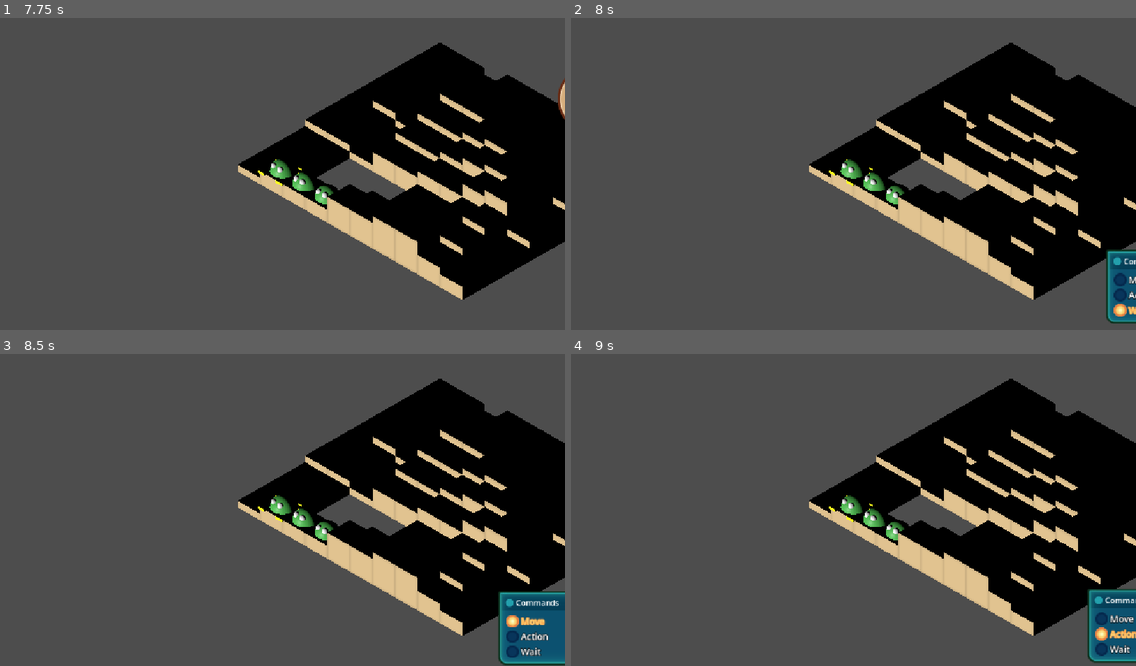
Above: before the commit, frames 1-4 (two rows, left to right).
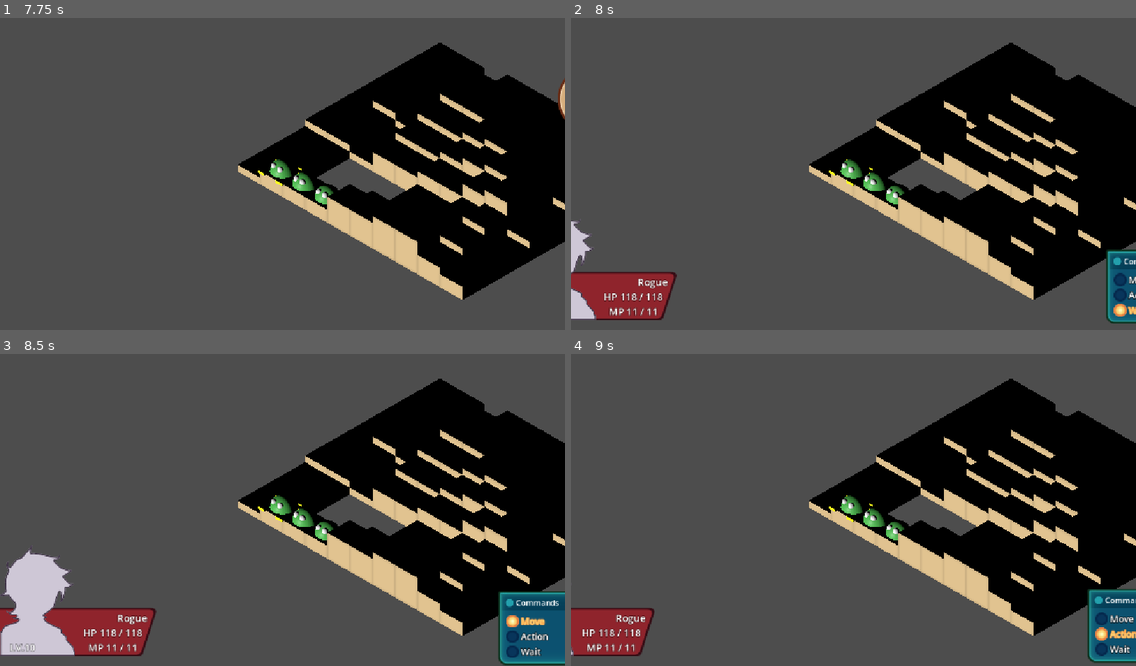
Above: after the commit, the same moments.

Repository: CarlosEpiStats/liquid-fire-tactics
Game: Godot game, scene res://Scenes/Battle.tscn
Same seed, same stepped clock (60 frames per second), same inputs: the game is played once before the commit and once after it.
Inputs (mouse positions are in pixels of both pictures, inside the frame that each line leads up to):
- Up to frame 1 (7.75 s): tap Enter (fire_1) at 0.5, 1.35, 5.1, 7.25 s; move the mouse to (406, 155) at 0.52 s; hold Right (move_right) 0.53-1.28 s; hold Right mouse button (camera_activate) 0.53-1.28 s; move the mouse to (169, 186) at 1.27 s; hold Down (move_down) 1.28-2.03 s; move the mouse to (339, 102) at 2.02 s; hold Right (move_right) 2.03-2.78 s; tap Shift (fire_2) at 2.1, 5.85 s; move the mouse to (254, 233) at 2.77 s; hold Up (move_up) 2.78-3.53 s; tap Mouse wheel down (zoom_down) at 2.85, 6.6 s; move the mouse to (452, 217) at 3.52 s; hold Left (move_left) 3.53-5.03 s; tap Mouse wheel up (zoom_up) at 3.6, 7.35 s; move the mouse to (113, 124) at 4.27 s; right-click (113, 124) at 4.35 s; move the mouse to (310, 170) at 5.02 s; hold Down (move_down) 5.03-5.78 s; tap Space at 5.75 s; move the mouse to (197, 92) at 5.77 s; hold Right (move_right) 5.78-6.53 s; move the mouse to (406, 155) at 6.52 s; hold Up (move_up) 6.53-7.28 s; move the mouse to (169, 186) at 7.27 s; hold Right (move_right) from 7.28 s (still down)
- Up to frame 2 (8 s): keep holding Right (move_right)
- Up to frame 3 (8.5 s): move the mouse to (339, 438) at 8.02 s; release Right (move_right) at 8.03 s; hold Down (move_down) from 8.03 s (still down); hold Right mouse button (camera_activate) from 8.03 s (still down)
- Up to frame 4 (9 s): move the mouse to (825, 569) at 8.77 s; release Down (move_down) at 8.78 s; release Right mouse button (camera_activate) at 8.78 s; hold Left (move_left) from 8.78 s (still down); tap Enter (fire_1) at 8.85 s

Frame 1 is identical in both runs. In frame 2, 3.0% of the frame differs, in the area x 0-19%, y 64-97%; in frame 3, 5.5%, in the area x 0-28%, y 61-97%; in frame 4, 2.1%.

Commit message:
stat panels finished

Diff:
--- a/Scenes/Battle.tscn
+++ b/Scenes/Battle.tscn
@@ -26,6 +26,10 @@
 [ext_resource type="Script" uid="uid://c0qskql5pwvht" path="res://Scripts/View Model Component/ability_menu_panel.gd" id="20_7i387"]
 [ext_resource type="Texture2D" uid="uid://bo5xt0awuchq4" path="res://Textures/UI/AbilityMenu.png" id="24_3quo0"]
 [ext_resource type="PackedScene" uid="uid://dqx6te27a54an" path="res://Prefabs/ability_menu_entry.tscn" id="26_mugwg"]
+[ext_resource type="Script" uid="uid://w5w10k5146t8" path="res://Scripts/Controller/stat_panel_controller.gd" id="27_d5dbc"]
+[ext_resource type="Script" uid="uid://dyq3nmjq61l0u" path="res://Scripts/View Model Component/stat_panel.gd" id="28_hoytp"]
+[ext_resource type="Texture2D" uid="uid://ydoypqlqfu76" path="res://Textures/UI/BlueAttackPanel.png" id="29_ybx13"]
+[ext_resource type="Texture2D" uid="uid://bfi4ysqas5dk3" path="res://Textures/UI/RedAttackPanel.png" id="30_xtlnh"]
 
 [sub_resource type="StyleBoxEmpty" id="StyleBoxEmpty_n5y6x"]
 
@@ -191,9 +195,58 @@
 parent_anchor = 3
 metadata/_custom_type_script = "uid://b5d2phj8madcp"
 
+[sub_resource type="StyleBoxEmpty" id="StyleBoxEmpty_mugwg"]
+
+[sub_resource type="Resource" id="Resource_hibfo"]
+script = ExtResource("17_jr0ro")
+anchor_name = "Hide"
+my_anchor = 3
+parent_anchor = 2
+offset = Vector2(0, -20)
+trans = 4
+anchor_ease = 1
+metadata/_custom_type_script = "uid://b5d2phj8madcp"
+
+[sub_resource type="Resource" id="Resource_hjq1m"]
+script = ExtResource("17_jr0ro")
+anchor_name = "Show"
+my_anchor = 2
+parent_anchor = 2
+offset = Vector2(0, -20)
+trans = 4
+anchor_ease = 1
+metadata/_custom_type_script = "uid://b5d2phj8madcp"
+
+[sub_resource type="LabelSettings" id="LabelSettings_0gu8g"]
+font_size = 20
+outline_size = 5
+outline_color = Color(0, 0, 0, 0.5019608)
+
+[sub_resource type="StyleBoxEmpty" id="StyleBoxEmpty_d13iw"]
+
+[sub_resource type="Resource" id="Resource_gigvg"]
+script = ExtResource("17_jr0ro")
+anchor_name = "Hide"
+my_anchor = 2
+parent_anchor = 3
+offset = Vector2(0, -20)
+trans = 4
+anchor_ease = 1
+metadata/_custom_type_script = "uid://b5d2phj8madcp"
+
+[sub_resource type="Resource" id="Resource_hqpwi"]
+script = ExtResource("17_jr0ro")
+anchor_name = "Show"
+my_anchor = 3
+parent_anchor = 3
+offset = Vector2(0, -20)
+trans = 4
+anchor_ease = 1
+metadata/_custom_type_script = "uid://b5d2phj8madcp"
+
 [node name="Battle" type="Node3D"]
 
-[node name="Battle Controller" type="Node" parent="." node_paths=PackedStringArray("board", "input_controller", "camera_controller", "state_machine", "start_state", "conversation_controller", "ability_menu_panel_controller")]
+[node name="Battle Controller" type="Node" parent="." node_paths=PackedStringArray("board", "input_controller", "camera_controller", "state_machine", "start_state", "conversation_controller", "ability_menu_panel_controller", "stat_panel_controller")]
 script = ExtResource("1_wvl2i")
 board = NodePath("Board")
 input_controller = NodePath("Input Controller")
@@ -203,6 +256,7 @@
 hero_prefab = ExtResource("2_u22qb")
 conversation_controller = NodePath("Conversation Controller")
 ability_menu_panel_controller = NodePath("Ability Menu Controller")
+stat_panel_controller = NodePath("StatPanelController")
 
 [node name="State Machine" type="Node" parent="Battle Controller"]
 script = ExtResource("2_p46lj")
@@ -480,4 +534,228 @@
 layout_mode = 2
 theme_override_constants/separation = 5
 
+[node name="StatPanelController" type="Node" parent="Battle Controller" node_paths=PackedStringArray("primary_panel", "secondary_panel")]
+script = ExtResource("27_d5dbc")
+primary_panel = NodePath("PrimaryStatPanel")
+secondary_panel = NodePath("SecondaryStatPanel")
+
+[node name="PrimaryStatPanel" type="Panel" parent="Battle Controller/StatPanelController" node_paths=PackedStringArray("background", "avatar", "hp_label", "name_label", "mp_label", "lvl_label")]
+anchors_preset = 2
+anchor_top = 1.0
+anchor_bottom = 1.0
+offset_top = -247.0
+offset_right = 320.0
+offset_bottom = -20.0
+grow_vertical = 0
+theme_override_styles/panel = SubResource("StyleBoxEmpty_mugwg")
+script = ExtResource("28_hoytp")
+ally_background = ExtResource("29_ybx13")
+enemy_background = ExtResource("30_xtlnh")
+background = NodePath("BackgroundFrame")
+avatar = NodePath("Avatar")
+hp_label = NodePath("HPLabel")
+name_label = NodePath("NameLabel")
+mp_label = NodePath("MPLabel")
+lvl_label = NodePath("LevelLabel")
+anchor_list = Array[ExtResource("17_jr0ro")]([SubResource("Resource_hibfo"), SubResource("Resource_hjq1m")])
+
+[node name="BackgroundFrame" type="NinePatchRect" parent="Battle Controller/StatPanelController/PrimaryStatPanel"]
+layout_mode = 1
+anchors_preset = 2
+anchor_top = 1.0
+anchor_bottom = 1.0
+offset_top = -100.0
+offset_right = 320.0
+grow_vertical = 0
+texture = ExtResource("29_ybx13")
+region_rect = Rect2(0, 0, 50, 116)
+patch_margin_left = 3
+patch_margin_right = 47
+
+[node name="Avatar" type="TextureRect" parent="Battle Controller/StatPanelController/PrimaryStatPanel"]
+layout_mode = 1
+anchors_preset = 2
+anchor_top = 1.0
+anchor_bottom = 1.0
+offset_top = -227.0
+offset_right = 154.0
+grow_vertical = 0
+texture = ExtResource("15_0qgg5")
+flip_h = true
+
+[node name="NameLabel" type="Label" parent="Battle Controller/StatPanelController/PrimaryStatPanel"]
+layout_mode = 1
+anchors_preset = 2
+anchor_top = 1.0
+anchor_bottom = 1.0
+offset_top = -93.0
+offset_right = 300.0
+offset_bottom = -62.0
+grow_vertical = 0
+text = "Arthur"
+label_settings = SubResource("LabelSettings_0gu8g")
+horizontal_alignment = 2
+vertical_alignment = 1
+
+[node name="HPLabel" type="Label" parent="Battle Controller/StatPanelController/PrimaryStatPanel"]
+layout_mode = 1
+anchors_preset = 2
+anchor_top = 1.0
+anchor_bottom = 1.0
+offset_top = -63.0
+offset_right = 290.0
+offset_bottom = -32.0
+grow_vertical = 0
+text = "HP 83/90"
+label_settings = SubResource("LabelSettings_0gu8g")
+horizontal_alignment = 2
+vertical_alignment = 1
+
+[node name="MPLabel" type="Label" parent="Battle Controller/StatPanelController/PrimaryStatPanel"]
+layout_mode = 1
+anchors_preset = 2
+anchor_top = 1.0
+anchor_bottom = 1.0
+offset_top = -33.0
+offset_right = 280.0
+offset_bottom = -2.0
+grow_vertical = 0
+text = "MP 20/25"
+label_settings = SubResource("LabelSettings_0gu8g")
+horizontal_alignment = 2
+vertical_alignment = 1
+
+[node name="LevelLabel" type="Label" parent="Battle Controller/StatPanelController/PrimaryStatPanel"]
+layout_mode = 1
+anchors_preset = 2
+anchor_top = 1.0
+anchor_bottom = 1.0
+offset_left = 20.0
+offset_top = -33.0
+offset_right = 132.0
+offset_bottom = -2.0
+grow_vertical = 0
+text = "LV. 9"
+label_settings = SubResource("LabelSettings_0gu8g")
+vertical_alignment = 1
+
+[node name="SecondaryStatPanel" type="Panel" parent="Battle Controller/StatPanelController" node_paths=PackedStringArray("background", "avatar", "hp_label", "name_label", "mp_label", "lvl_label")]
+anchors_preset = 3
+anchor_left = 1.0
+anchor_top = 1.0
+anchor_right = 1.0
+anchor_bottom = 1.0
+offset_left = -320.0
+offset_top = -247.0
+offset_bottom = -20.0
+grow_horizontal = 0
+grow_vertical = 0
+theme_override_styles/panel = SubResource("StyleBoxEmpty_d13iw")
+script = ExtResource("28_hoytp")
+ally_background = ExtResource("29_ybx13")
+enemy_background = ExtResource("30_xtlnh")
+background = NodePath("BackgroundFrame")
+avatar = NodePath("Avatar")
+hp_label = NodePath("HPLabel")
+name_label = NodePath("NameLabel")
+mp_label = NodePath("MPLabel")
+lvl_label = NodePath("LevelLabel")
+anchor_list = Array[ExtResource("17_jr0ro")]([SubResource("Resource_gigvg"), SubResource("Resource_hqpwi")])
+
+[node name="BackgroundFrame" type="NinePatchRect" parent="Battle Controller/StatPanelController/SecondaryStatPanel"]
+layout_mode = 1
+anchors_preset = 3
+anchor_left = 1.0
+anchor_top = 1.0
+anchor_right = 1.0
+anchor_bottom = 1.0
+offset_left = -320.0
+offset_top = -100.0
+grow_horizontal = 0
+grow_vertical = 0
+scale = Vector2(-1, -1)
+pivot_offset = Vector2(160, 50)
+texture = ExtResource("29_ybx13")
+region_rect = Rect2(0, 0, 50, 116)
+patch_margin_left = 3
+patch_margin_right = 47
+
+[node name="Avatar" type="TextureRect" parent="Battle Controller/StatPanelController/SecondaryStatPanel"]
+layout_mode = 1
+anchors_preset = 3
+anchor_left = 1.0
+anchor_top = 1.0
+anchor_right = 1.0
+anchor_bottom = 1.0
+offset_left = -154.0
+offset_top = -227.0
+grow_horizontal = 0
+grow_vertical = 0
+texture = ExtResource("15_0qgg5")
+
+[node name="NameLabel" type="Label" parent="Battle Controller/StatPanelController/SecondaryStatPanel"]
+layout_mode = 1
+anchors_preset = 3
+anchor_left = 1.0
+anchor_top = 1.0
+anchor_right = 1.0
+anchor_bottom = 1.0
+offset_left = -280.0
+offset_top = -93.0
+offset_bottom = -62.0
+grow_horizontal = 0
+grow_vertical = 0
+text = "Mordred"
+label_settings = SubResource("LabelSettings_0gu8g")
+vertical_alignment = 1
+
+[node name="HPLabel" type="Label" parent="Battle Controller/StatPanelController/SecondaryStatPanel"]
+layout_mode = 1
+anchors_preset = 3
+anchor_left = 1.0
+anchor_top = 1.0
+anchor_right = 1.0
+anchor_bottom = 1.0
+offset_left = -290.0
+offset_top = -63.0
+offset_bottom = -32.0
+grow_horizontal = 0
+grow_vertical = 0
+text = "HP 72/80"
+label_settings = SubResource("LabelSettings_0gu8g")
+vertical_alignment = 1
+
+[node name="MPLabel" type="Label" parent="Battle Controller/StatPanelController/SecondaryStatPanel"]
+layout_mode = 1
+anchors_preset = 3
+anchor_left = 1.0
+anchor_top = 1.0
+anchor_right = 1.0
+anchor_bottom = 1.0
+offset_left = -300.0
+offset_top = -33.0
+offset_bottom = -2.0
+grow_horizontal = 0
+grow_vertical = 0
+text = "MP 23/31"
+label_settings = SubResource("LabelSettings_0gu8g")
+vertical_alignment = 1
+
+[node name="LevelLabel" type="Label" parent="Battle Controller/StatPanelController/SecondaryStatPanel"]
+layout_mode = 1
+anchors_preset = 3
+anchor_left = 1.0
+anchor_top = 1.0
+anchor_right = 1.0
+anchor_bottom = 1.0
+offset_left = -132.0
+offset_top = -33.0
+offset_right = -20.0
+offset_bottom = -2.0
+grow_horizontal = 0
+grow_vertical = 0
+text = "LV. 5"
+label_settings = SubResource("LabelSettings_0gu8g")
+horizontal_alignment = 2
+
 [node name="Test" type="Node" parent="."]
--- a/Scripts/Controller/Battle States/action_selection_state.gd
+++ b/Scripts/Controller/Battle States/action_selection_state.gd
@@ -35,3 +35,13 @@
 	menu_options.clear()
 	for entry in options:
 		menu_options.append(entry)
+
+
+func enter():
+	super()
+	stat_panel_controller.show_primary(turn.actor)
+
+
+func exit():
+	super()
+	await stat_panel_controller.hide_primary()
--- a/Scripts/Controller/Battle States/battle_state.gd
+++ b/Scripts/Controller/Battle States/battle_state.gd
@@ -13,6 +13,10 @@
 var units: Array[Unit]:
 	get:
 		return _owner.units
+
+var stat_panel_controller: StatPanelController:
+	get:
+		return _owner.stat_panel_controller
 
 func _ready():
 	_owner = get_node("../../")
@@ -53,3 +57,29 @@
 
 func orbit(direction: Vector2):
 	pass
+
+
+func get_unit(p: Vector2i):
+	var t: Tile = _owner.board.get_tile(p)
+	if t == null or t.content == null:
+		return null
+
+	return t.content
+
+
+func refresh_primary_stat_panel(p: Vector2i):
+	var target: Unit = get_unit(p)
+	if target != null:
+		stat_panel_controller.show_primary(target)
+
+	else:
+		stat_panel_controller.hide_primary()
+
+
+func refresh_secondary_stat_panel(p: Vector2i):
+	var target: Unit = get_unit(p)
+	if target != null:
+		stat_panel_controller.show_secondary(target)
+
+	else:
+		stat_panel_controller.hide_secondary()
--- a/Scripts/Controller/Battle States/category_selection_state.gd
+++ b/Scripts/Controller/Battle States/category_selection_state.gd
@@ -38,3 +38,13 @@
 func set_category(index: int):
 	action_selection_state.category = index
 	_owner.state_machine.change_state(action_selection_state)
+
+
+func enter():
+	super()
+	stat_panel_controller.show_primary(turn.actor)
+
+
+func exit():
+	super()
+	await stat_panel_controller.hide_primary()
--- a/Scripts/Controller/Battle States/command_selection_state.gd
+++ b/Scripts/Controller/Battle States/command_selection_state.gd
@@ -35,3 +35,13 @@
 
 	else:
 		_owner.state_machine.change_state(explore_state)
+
+
+func enter():
+	super()
+	stat_panel_controller.show_primary(turn.actor)
+
+
+func exit():
+	super()
+	await stat_panel_controller.hide_primary()
--- a/Scripts/Controller/Battle States/explore_state.gd
+++ b/Scripts/Controller/Battle States/explore_state.gd
@@ -5,6 +5,7 @@
 func on_move(e: Vector2i):
 	var rotated_point = _owner.camera_controller.adjusted_movement(e)
 	select_tile(rotated_point + _owner.board.pos)
+	refresh_primary_stat_panel(_owner.board.pos)
 
 
 func on_fire(e: int):
@@ -19,3 +20,13 @@
 
 func orbit(direction: Vector2):
 	_owner.camera_controller.orbit(direction)
+
+
+func enter():
+	super()
+	refresh_primary_stat_panel(_owner.board.pos)
+
+
+func exit():
+	super()
+	await stat_panel_controller.hide_primary()
--- a/Scripts/Controller/Battle States/move_target_state.gd
+++ b/Scripts/Controller/Battle States/move_target_state.gd
@@ -10,15 +10,18 @@
 	var mover: Movement = turn.actor.get_node("Movement")
 	tiles = mover.get_tiles_in_range(_owner.board)
 	_owner.board.select_tiles(tiles)
+	refresh_primary_stat_panel(_owner.board.pos)
 
 func exit():
 	super()
 	_owner.board.deselect_tiles(tiles)
 	tiles = null
+	await stat_panel_controller.hide_primary()
 
 func on_move(e: Vector2i):
 	var rotated_point = _owner.camera_controller.adjusted_movement(e)
 	select_tile(rotated_point + _owner.board.pos)
+	refresh_primary_stat_panel(_owner.board.pos)
 
 func on_fire(e: int):
 	if e == 0:
--- a/Scripts/Controller/battle_controller.gd
+++ b/Scripts/Controller/battle_controller.gd
@@ -9,6 +9,7 @@
 @export var hero_prefab: PackedScene
 @export var conversation_controller: ConversationController
 @export var ability_menu_panel_controller: AbilityMenuPanelController
+@export var stat_panel_controller: StatPanelController
 
 var turn := Turn.new()
 var units: Array[Unit] = []
--- /dev/null
+++ b/Scripts/Controller/stat_panel_controller.gd
@@ -0,0 +1,43 @@
+class_name StatPanelController
+extends Node
+
+const SHOWKEY := "Show"
+const HIDEKEY := "Hide"
+
+@export var primary_panel: StatPanel
+@export var secondary_panel: StatPanel
+
+var primary_showing: bool
+var secondary_showing: bool
+
+func _ready() -> void:
+	primary_panel.to_anchor_position(primary_panel.get_anchor(HIDEKEY), false)
+	primary_showing = false
+	secondary_panel.to_anchor_position(secondary_panel.get_anchor(HIDEKEY), false)
+	secondary_showing = false
+
+
+func show_primary(obj: Node):
+	primary_panel.display(obj)
+	if not primary_showing:
+		primary_showing = true
+		await primary_panel.set_position(SHOWKEY, true)
+
+
+func hide_primary():
+	if primary_showing:
+		primary_showing = false
+		await primary_panel.set_position(HIDEKEY, true)
+
+
+func show_secondary(obj: Node):
+	secondary_panel.display(obj)
+	if not secondary_showing:
+		secondary_showing = true
+		await secondary_panel.set_position(SHOWKEY, true)
+
+
+func hide_secondary():
+	if secondary_showing:
+		secondary_showing = false
+		await secondary_panel.set_position(HIDEKEY, true)
--- a/Scripts/View Model Component/stat_panel.gd
+++ b/Scripts/View Model Component/stat_panel.gd
@@ -21,7 +21,7 @@
 		if anchor.anchor_name == anchor_name:
 			return anchor
 
-		return null
+	return null
 
 
 func display(obj: Node):
Not shown: 1 places in Scenes/Battle.tscn that only renumber resources
Not shown, added: Scripts/Controller/stat_panel_controller.gd.uid
